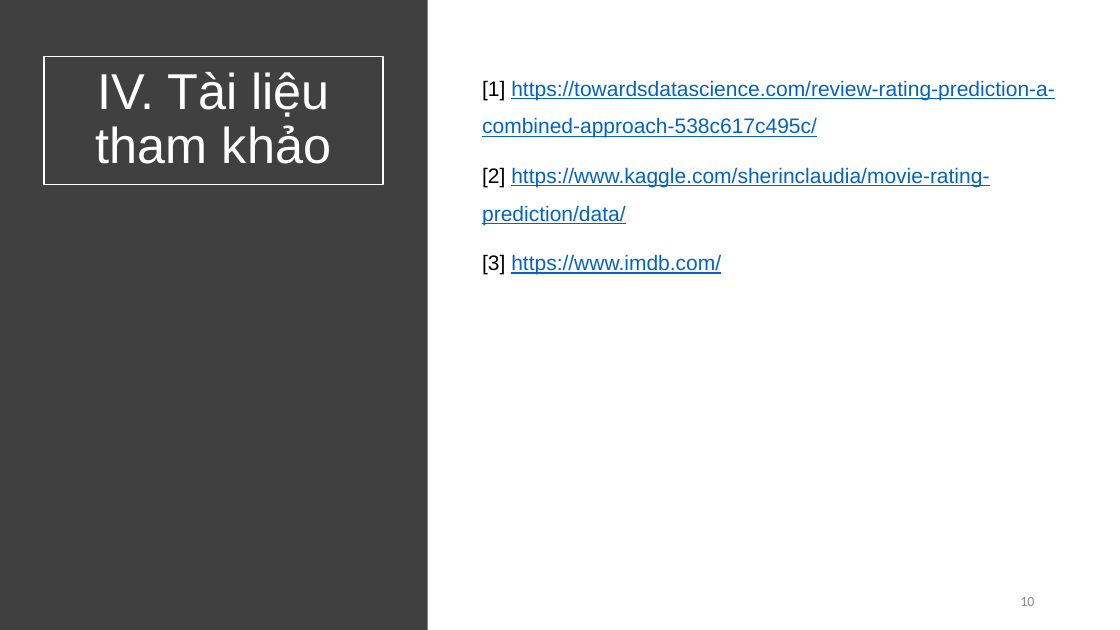
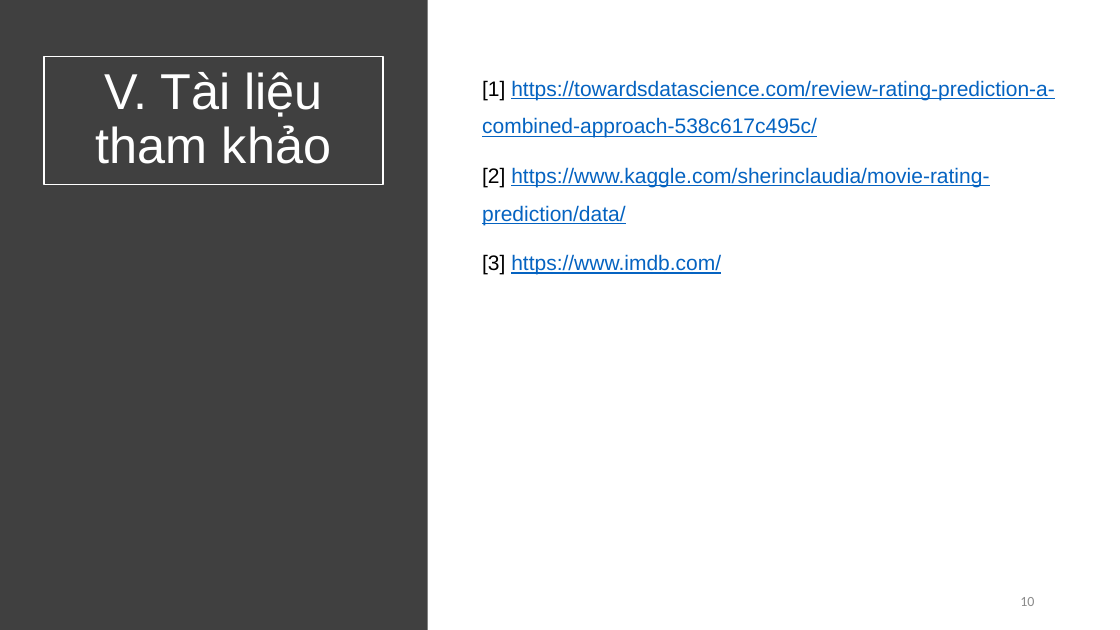
Before and after one commit to vietph34/DS_Final_project, a slide deck: slide 10 of doc/report.pptx. Drawn at 1120x630 pixels with LibreOffice and Linux fonts; fonts in the diff are those of the drawing. Boxes give left, top, right and bottom in pixels: in the first picture for what was removed or moved away, otherwise in the second. Text is boxed around its words. In the diff, an @@ line names an element or a change of style, - is before the commit and + after.

```diff
--- a/doc/report.pptx
+++ b/doc/report.pptx
@@ title at [96,72,331,164]: text changed @@
-IV. Tài liệu tham khảo
+V. Tài liệu tham khảo
```
Also in this commit, not shown: 1 other slide changed.
